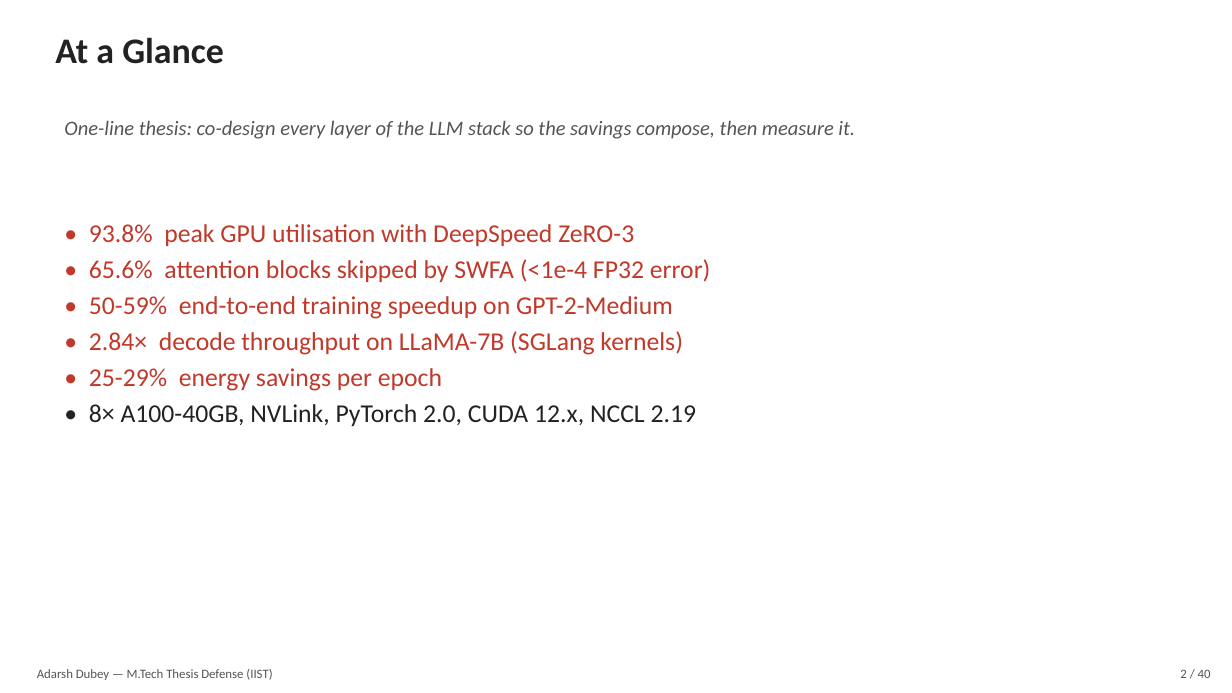
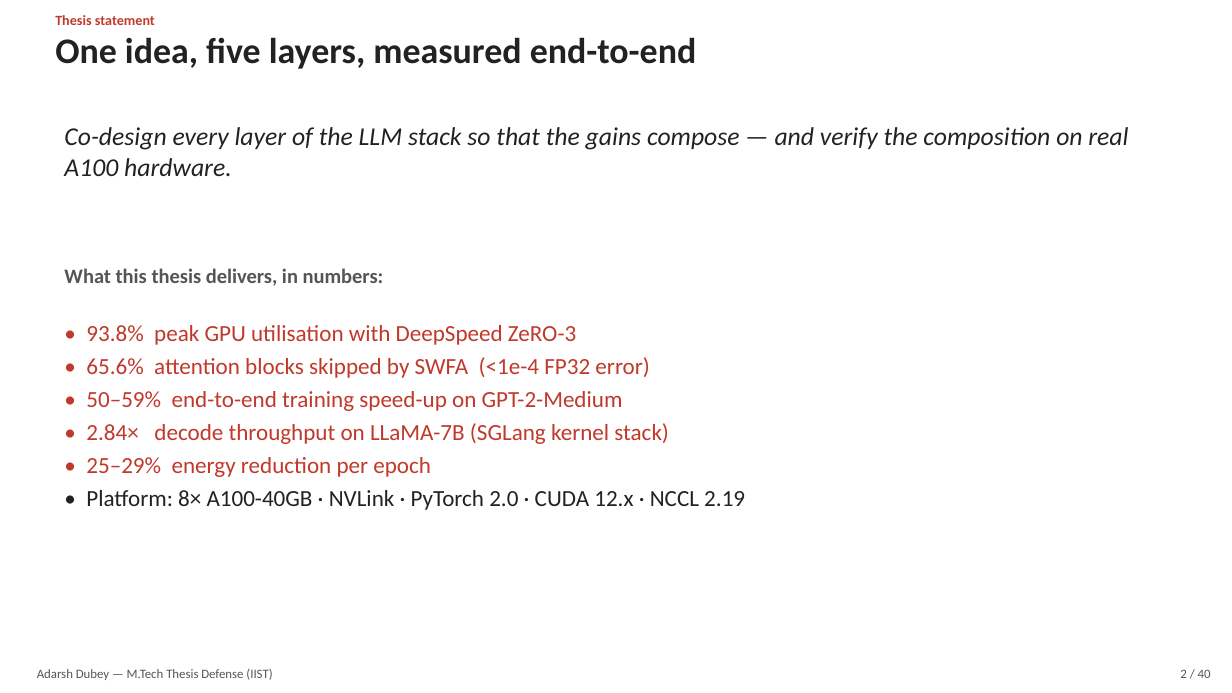
Before and after one commit to adubey-ai/mtech-thesis, a slide deck: slide 2 of thesis_defense.pptx. Drawn at 1232x693 pixels with LibreOffice and Linux fonts; fonts in the diff are those of the drawing. Boxes give left, top, right and bottom in pixels: in the first picture for what was removed or moved away, otherwise in the second. Text is boxed around its words. In the diff, an @@ line names an element or a change of style, - is before the commit and + after.

```diff
--- a/thesis_defense.pptx
+++ b/thesis_defense.pptx
@@ text added at bbox=[55, 15, 155, 25], 11 pt, text #C0392B, bold @@
+Thesis statement
@@ text removed at bbox=[55, 37, 224, 64] @@
-At a Glance
@@ text added at bbox=[55, 37, 697, 69], 28 pt, text #222222, bold @@
+One idea, five layers, measured end-to-end
@@ text at bbox=[64, 127, 1128, 176]: text changed; size 16 to 20 pt; text colour #555555 to #222222 @@
-One-line thesis: co-design every layer of the LLM stack so the savings compose, then measure it.
+Co-design every layer of the LLM stack so that the gains compose — and verify the composition on real A100 hardware.
@@ text added at bbox=[64, 268, 384, 286], 16 pt, text #555555, bold @@
+What this thesis delivers, in numbers:
@@ text "• 93.8% peak GPU utilisation ...": place and size @@
-text "• 93.8% peak GPU utilisation ..." at bbox=[89, 224, 711, 426]
+text "• 93.8% peak GPU utilisation ..." at bbox=[86, 325, 745, 510]
@@ text at bbox=[86, 325, 649, 378]: size 20 to 18 pt in "• 93.8% peak GPU utilisation with DeepSpeed ...", "• 65.6% attention blocks skipped by SWFA ..." @@
@@ text at bbox=[86, 391, 745, 510]: text changed; size 20 to 18 pt @@
-• 50-59% end-to-end training speedup on GPT-2-Medium
-• 2.84× decode throughput on LLaMA-7B (SGLang kernels)
-• 25-29% energy savings per epoch
-• 8× A100-40GB, NVLink, PyTorch 2.0, CUDA 12.x, NCCL 2.19
+• 50–59% end-to-end training speed-up on GPT-2-Medium
+• 2.84× decode throughput on LLaMA-7B (SGLang kernel stack)
+• 25–29% energy reduction per epoch
+• Platform: 8× A100-40GB · NVLink · PyTorch 2.0 · CUDA 12.x · NCCL 2.19
```
Also in this commit, not shown: 30 other slides changed, 9 slides added, 9 slides removed, 1 other file.
